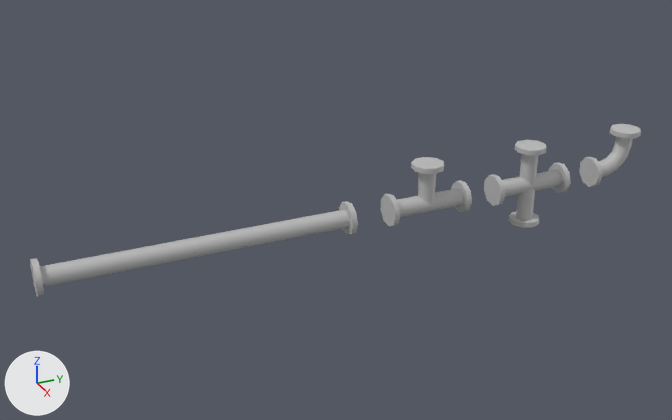
One commit to the FBX model Assets/MyGame/02_ART/Meshes/SM_Pipes.fbx: the scene before it, then after it.
Camera for both pictures: a camera (50 mm lens) standing at (4.88, -1.32, 2.51) and looking at (-0.1, 0.92, 0.02). Lighting does not change. The marker at lower left points along +X, +Y and +Z. Where no turn or scale is listed for an object, it has been applied to the vertices.

Names of what the first picture shows: 'tuyaux1', 'tuyaux2', 'tuyaux3', 'tuyaux4'.
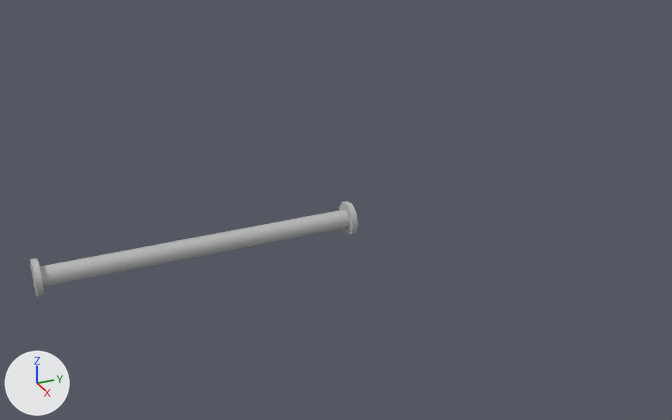
Where the newer file only moved an object's origin or applied its transform, the numbers keep the older frame.

Where the change shows, as pixel boxes (x1, y1, x2, y2) in the pictures (672 x 420 px):
'tuyaux3', deleted: before (484, 140, 571, 228)
'tuyaux2', deleted: before (381, 157, 472, 226)
'tuyaux4', deleted: before (579, 124, 641, 187)

What changed in the scene script:
```text
Remove ob_tuyaux2:
    ob_tuyaux2 = bpy.data.objects.new('tuyaux2', me_mesh_001)
    ob_tuyaux2.location = (0.003, 1.53, 0.09)
Remove ob_tuyaux3:
    ob_tuyaux3 = bpy.data.objects.new('tuyaux3', me_mesh)
    ob_tuyaux3.location = (0.003, 2.327, 0.0)
Remove ob_tuyaux4:
    ob_tuyaux4 = bpy.data.objects.new('tuyaux4', me_mesh_002)
    ob_tuyaux4.location = (0.003, 3.047, 0.09)
```
